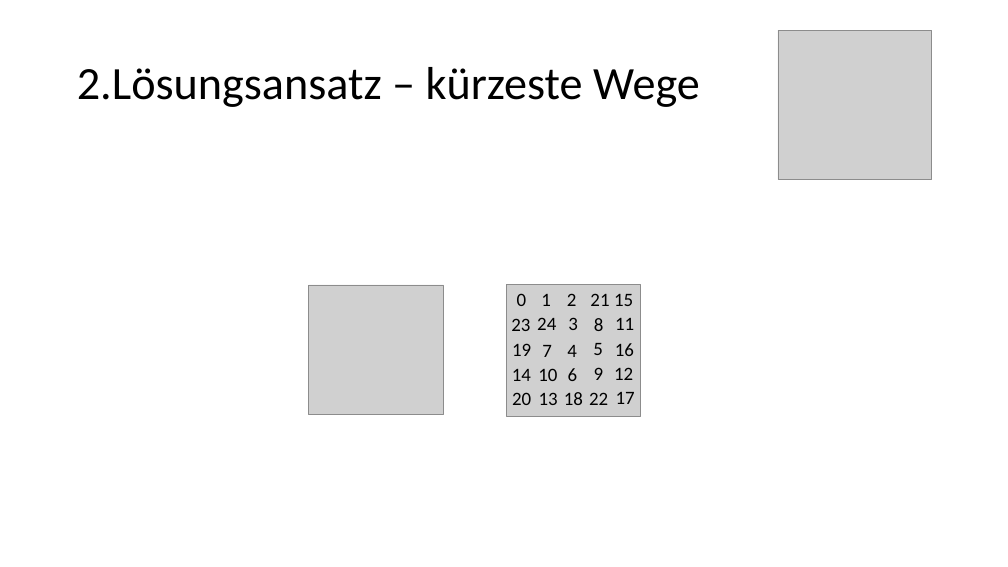
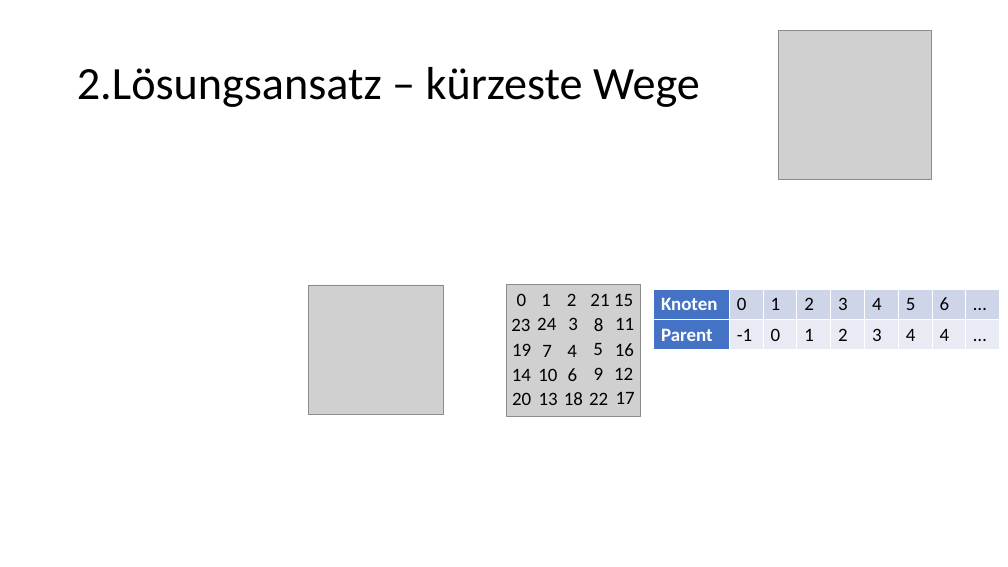
Before and after one commit to EiS94/Programmierwettbewerb, a slide deck: slide 13 of Präsentation/Präsentation.pptx. Drawn at 1008x567 pixels with LibreOffice and Linux fonts; fonts in the diff are those of the drawing; grey boxes stand for pictures. Boxes give left, top, right and bottom in pixels: in the first picture for what was removed or moved away, otherwise in the second. Text is boxed around its words. In the diff, an @@ line names an element or a change of style, - is before the commit and + after.

Commit message:
Präsentation 2. Lösungsansatz verbessert

```diff
--- a/Präsentation/Präsentation.pptx
+++ b/Präsentation/Präsentation.pptx
@@ table added at [653,289,1001,349], 2 rows, 9 columns @@
+Knoten | 0 | 1 | 2 | 3 | 4 | 5 | 6 | …
+Parent | -1 | 0 | 1 | 2 | 3 | 4 | 4 | …
```
Also in this commit, not shown: 3 other slides changed, 7 slides added.
